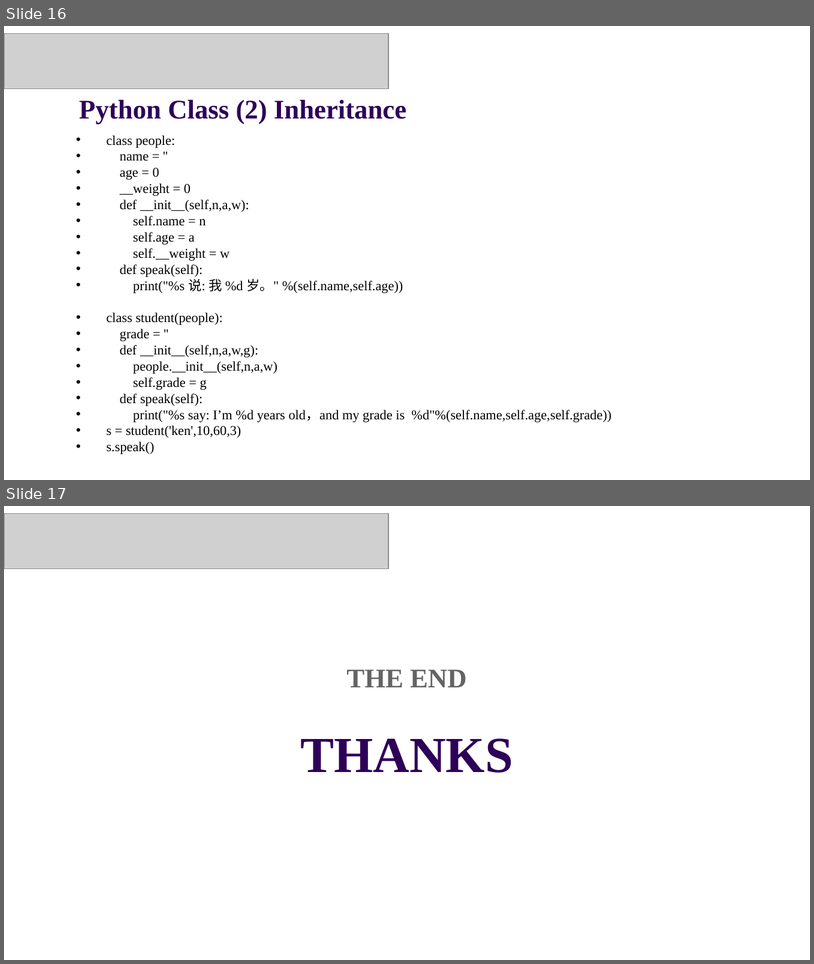
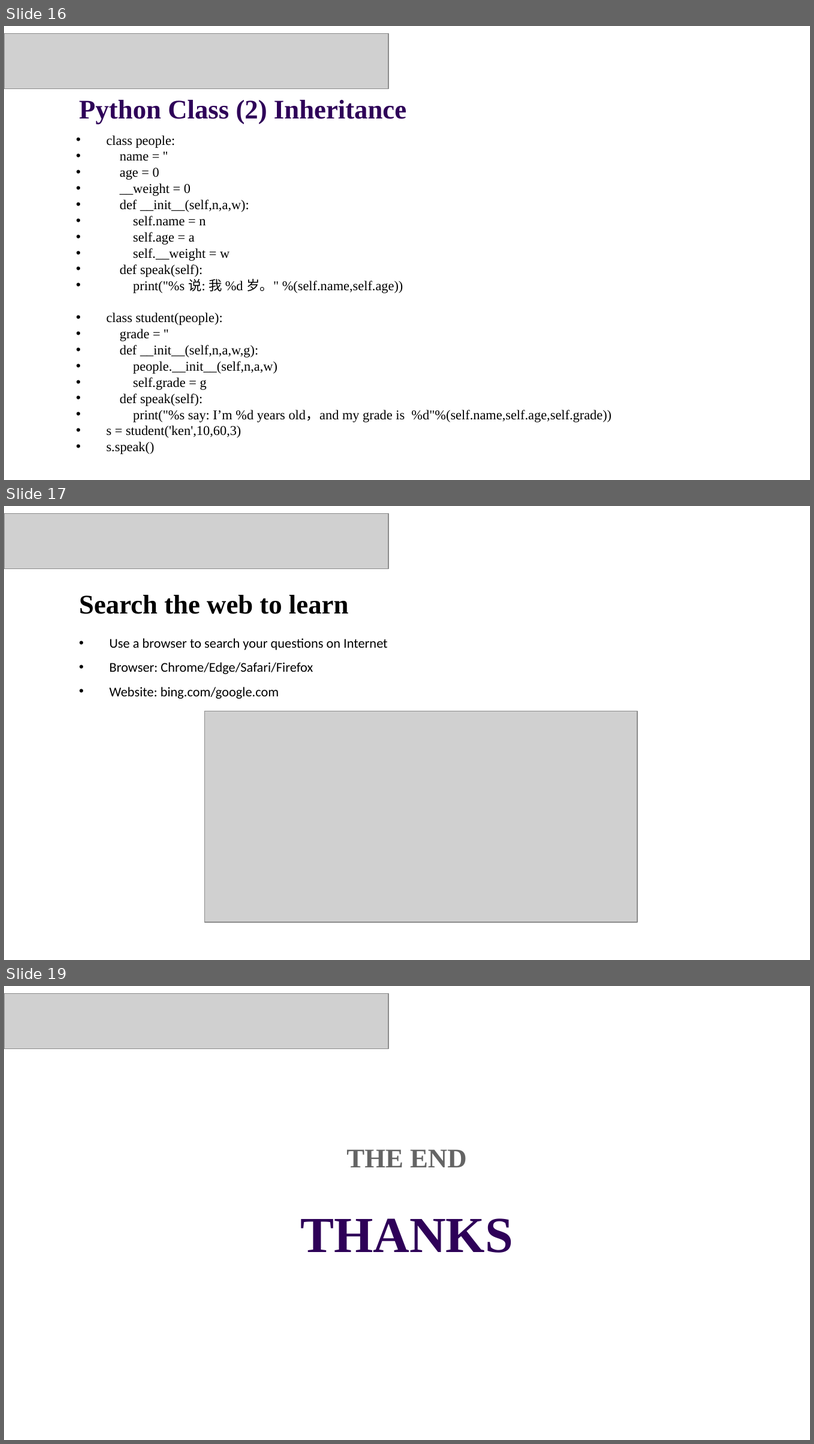
Before and after one commit to Guiliang/courses, a slide deck: cuhk-csc-1004/slides/CSC1004 Tutorial 8.pptx. Shown one above the other, each under a label of ours: slides 16 and 17 before the commit, slides 16, 17 and 19 after it; the slides between them are not shown. The pictures are 814x964 and 814x1444 pixels, drawn with LibreOffice and Linux fonts; fonts in the diff are those of the drawing; grey boxes stand for pictures; background and template pictures are left out. Boxes give left, top, right and bottom in pixels: in the first picture for what was removed or moved away, otherwise in the second. Text is boxed around its words. In the diff, an @@ line names an element or a change of style, - is before the commit and + after.

```diff
--- a/cuhk-csc-1004/slides/CSC1004 Tutorial 8.pptx
+++ b/cuhk-csc-1004/slides/CSC1004 Tutorial 8.pptx
@@ slide 17 added at [4, 506, 810, 960], background picture (left out) @@
@@ picture added at [4, 513, 389, 568] @@
@@ text added at [79, 595, 348, 614], 24 pt, text #000000, bold @@
+Search the web to learn
@@ text added at [110, 638, 388, 699], 12 pt, text #000000 @@
+• Use a browser to search your questions on Internet
+• Browser: Chrome/Edge/Safari/Firefox
+• Website: bing.com/google.com
@@ picture added at [205, 711, 638, 922] @@
@@ what was slide 17 is now slide 19 @@
```
Also in this commit, not shown: 5 slides changed, 1 other slide added, 2 other files.
